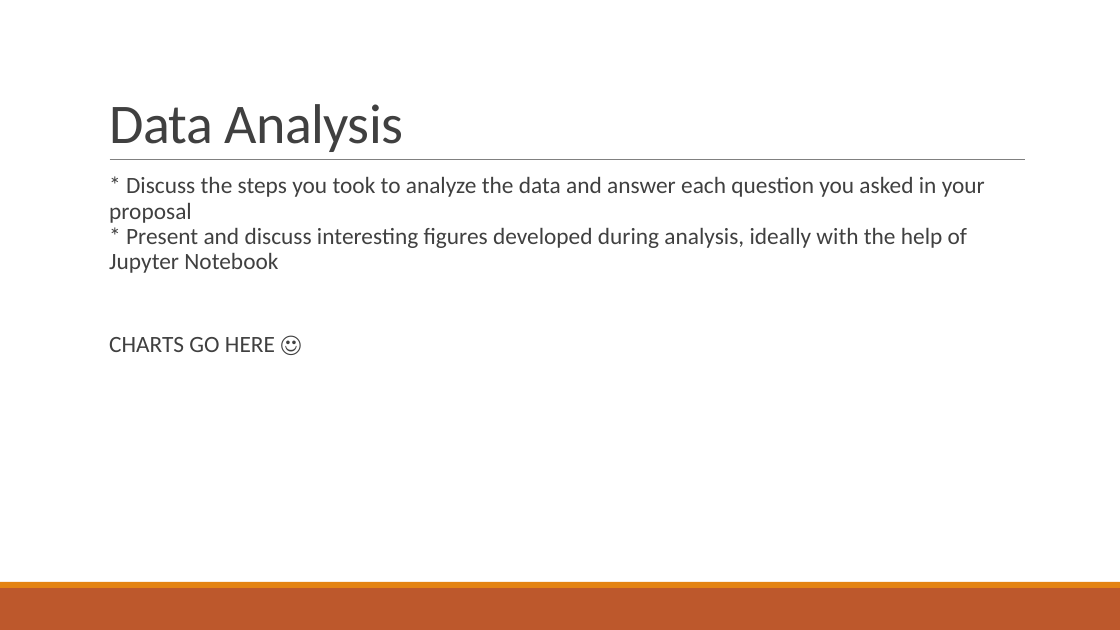
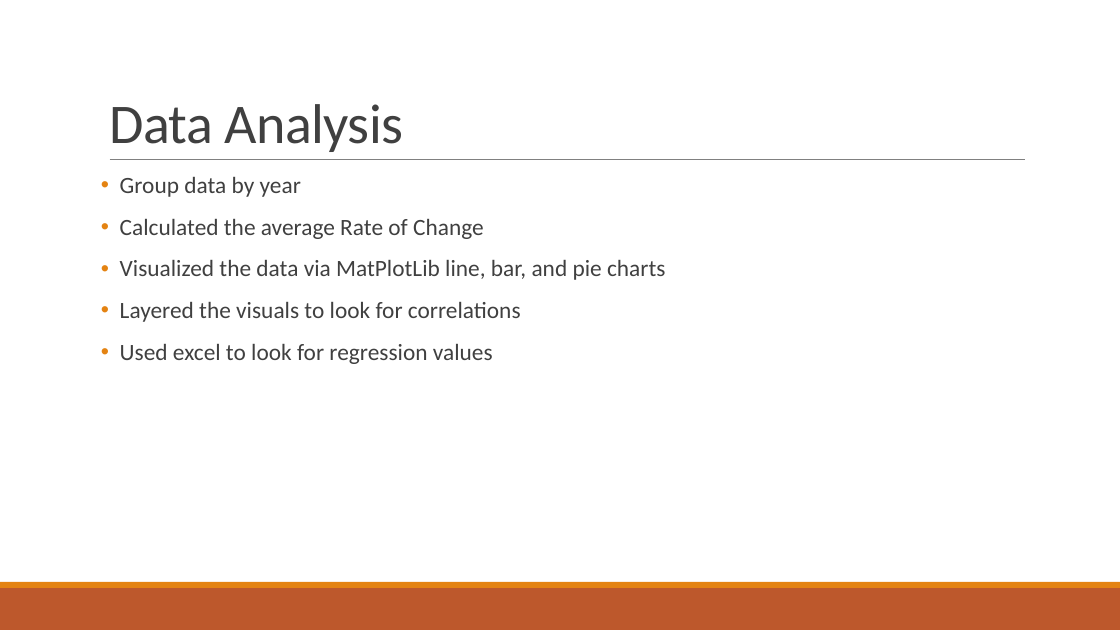
Before and after one commit to grahamb001/Project1, a slide deck: slide 5 of Project 1 Presentation Templatebg_ap.pptx. Drawn at 1120x630 pixels with LibreOffice and Linux fonts; fonts in the diff are those of the drawing. Boxes give left, top, right and bottom in pixels: in the first picture for what was removed or moved away, otherwise in the second. Text is boxed around its words. In the diff, an @@ line names an element or a change of style, - is before the commit and + after.

```diff
--- a/Project 1 Presentation Templatebg_ap.pptx
+++ b/Project 1 Presentation Templatebg_ap.pptx
@@ text at (120,177,665,364): text changed @@
-  * Discuss the steps you took to analyze the data and answer each question you asked in your proposal
-  * Present and discuss interesting figures developed during analysis, ideally with the help of Jupyter Notebook
-  CHARTS GO HERE ☺
+• Group data by year
+• Calculated the average Rate of Change
+• Visualized the data via MatPlotLib line, bar, and pie charts
+• Layered the visuals to look for correlations
+• Used excel to look for regression values
```
Also in this commit, not shown: 1 other slide changed, 1 slide added, 1 slide removed, 1 other file.
